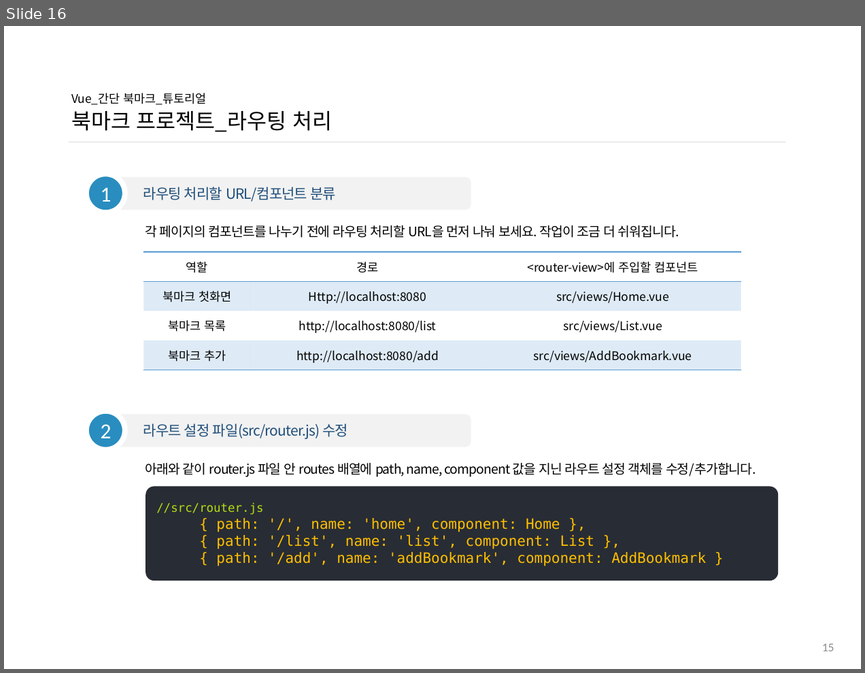
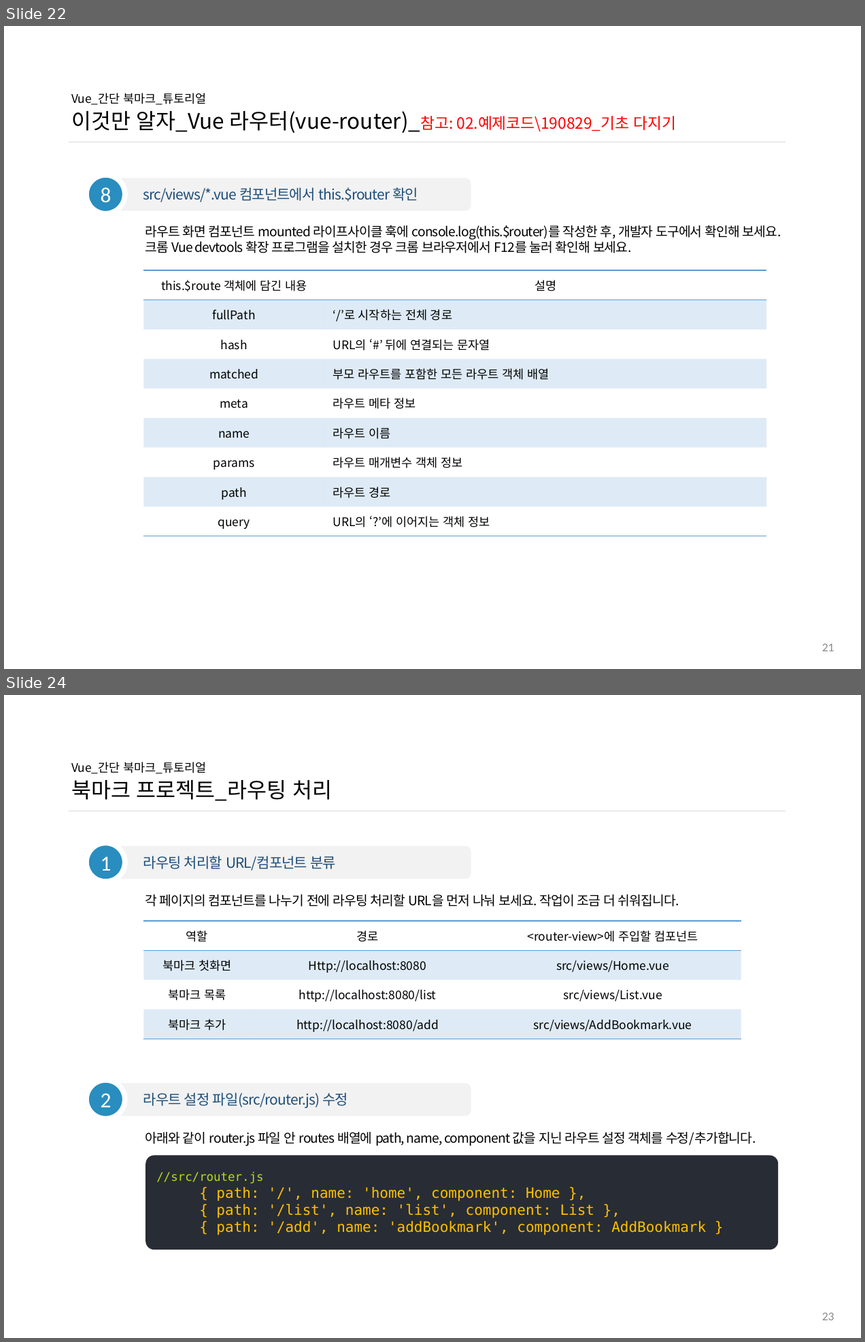
Before and after one commit to ddowon/vueStudy, a slide deck: 01.참고자료/190827_간단 북마크 만들기.pptx. Shown one above the other, each under a label of ours: slide 16 before the commit, slides 22 and 24 after it; the slides between them are not shown. The pictures are 865x673 and 865x1342 pixels, drawn with LibreOffice and Linux fonts; fonts in the diff are those of the drawing; background and template pictures are left out. Boxes give left, top, right and bottom in pixels: in the first picture for what was removed or moved away, otherwise in the second. Text is boxed around its words. In the diff, an @@ line names an element or a change of style, - is before the commit and + after.

```diff
--- a/01.참고자료/190827_간단 북마크 만들기.pptx
+++ b/01.참고자료/190827_간단 북마크 만들기.pptx
@@ slide 22 added at [4,26,861,669], background #FFFFFF @@
@@ title added at [71,93,677,133], 18 pt, text #000000 @@
+Vue_간단 북마크_튜토리얼
+이것만 알자_Vue 라우터(vue-router)_참고: 02.예제코드\190829_기초 다지기
@@ line added from (68, 142) to (785, 142), #D9D9D9 0.5 pt @@
@@ ellipse added at [86,175,125,214], fill #298DBF, outline #FFFFFF 4.5 pt, 18 pt, text #FFFFFF @@
+8
@@ rounded rectangle added at [107,178,471,210], fill #F2F2F2, 12 pt, text #1F4E79 @@
+src/views/*.vue 컴포넌트에서 this.$router 확인
@@ text added at [145,225,781,253], 11 pt, text #000000 @@
+라우트 화면 컴포넌트 mounted 라이프사이클 훅에 console.log(this.$router)를 작성한 후, 개발자 도구에서 확인해 보세요.
+크롬 Vue devtools 확장 프로그램을 설치한 경우 크롬 브라우저에서 F12를 눌러 확인해 보세요.
@@ table added at [143,270,766,536], 9 rows, 2 columns @@
+this.$route 객체에 담긴 내용 | 설명
+fullPath | ‘/’로 시작하는 전체 경로
+hash | URL의 ‘#’ 뒤에 연결되는 문자열
+matched | 부모 라우트를 포함한 모든 라우트 객체 배열
+meta | 라우트 메타 정보
+name | 라우트 이름
+params | 라우트 매개변수 객체 정보
+path | 라우트 경로
+query | URL의 ‘?’에 이어지는 객체 정보
@@ page number added at [822,643,834,651], 10 pt, text #8C8C8C @@
+21
@@ what was slide 16 is now slide 24 @@
@@ page number at [822,1312,834,1320]: text changed @@
-15
+23
```
Also in this commit, not shown: 1 slide changed, 7 other slides added, 23 other files.
